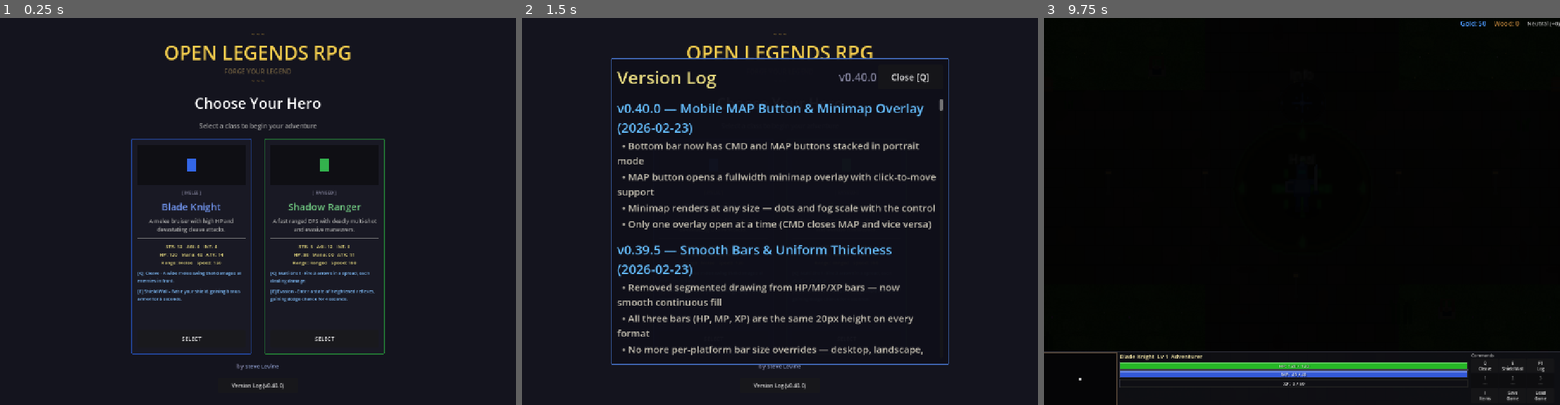
Above: before the commit, frames 1-3 (left to right).
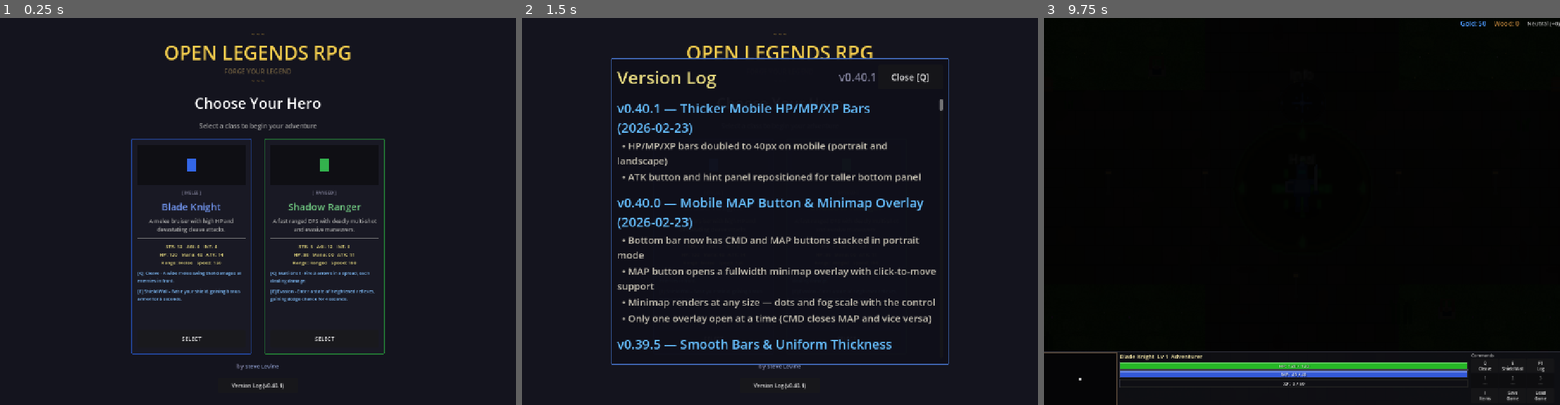
Above: after the commit, the same moments.

Repository: slxny/legends-open-rpg
Game: Godot game, scene res://scenes/main.tscn
Two runs of this game, one before a commit and one after it. Both use one fixed random seed, a clock stepped at 60 frames per second and the inputs below.
Inputs (mouse positions are in pixels of both pictures, inside the frame that each line leads up to):
- Up to frame 1 (0.25 s): no input
- Up to frame 2 (1.5 s): click "Version Log (v0.40.0)" (after the commit: "Version Log (v0.40.1)") at 0.5 s; click "SELECT" at 1.25 s
- Up to frame 3 (9.75 s): click "SELECT" at 2 s; tap Enter at 2.75, 4.25, 5.75 s; move the mouse to (1415, 192) at 2.77 s; hold D (move_right) 2.78-3.5 s; hold Q (ability_1) 2.78-3.5 s; click (1415, 192) at 2.92 s; tap Space (attack) at 3.5, 6.5 s; drag from (1198, 230) to (1276, 288) at 3.52 s; move the mouse to (1353, 126) at 4.27 s; hold D (move_right) 4.28-5 s; hold Space (attack) 4.28-5 s; drag from (1276, 288) to (1147, 153) at 5.02 s; move the mouse to (1456, 269) at 5.77 s; hold A (move_left) 5.78-6.5 s; tap 1 at 5.85 s; drag from (1147, 153) to (1224, 114) at 6.52 s; move the mouse to (1327, 211) at 7.27 s; hold S (move_down) 7.28-8 s; tap 3 at 7.35 s; click (1327, 211) at 7.42 s; drag from (1224, 114) to (1198, 230) at 8.02 s; move the mouse to (1415, 192) at 8.77 s; hold W (move_up) 8.78-9.5 s; hold Q (ability_1) 8.78-9.5 s; drag from (1198, 230) to (1276, 288) at 9.52 s

The runs differ from the first frame. In frame 1, less than 0.1% of the frame differs, in the area x 54-55%, y 94-96%; in frame 2, 9.2%, in the area x 18-81%, y 14-96%; in frame 3, nothing differs.

Commit message:
Double mobile HP/MP/XP bar height to 40px
Bars go from 20px to 40px on both portrait and landscape mobile.
ATK button and hint panel margins adjusted for the taller ~134px
bottom panel.

https://claude.ai/code/session_017og7U6vscobkg1TanUuk76

Diff:
--- a/scenes/player/player.gd
+++ b/scenes/player/player.gd
@@ -1644,7 +1644,7 @@
 	_mobile_atk_btn.size = Vector2(btn_size, btn_size)
 	# Position: lower-right, above the HUD bottom panel
 	var margin_right = 30 if is_landscape else 40
-	var margin_bottom = 100 if is_landscape else 110
+	var margin_bottom = 160 if is_landscape else 170
 	_mobile_atk_btn.position = Vector2(vp_size.x - btn_size - margin_right, vp_size.y - btn_size - margin_bottom)
 	_mobile_atk_btn.modulate = Color(1.0, 1.0, 1.0, 0.8)
 
--- a/scenes/ui/changelog_dialog.gd
+++ b/scenes/ui/changelog_dialog.gd
@@ -9,9 +9,18 @@
 var _is_visible: bool = false
 var _is_mobile: bool = false
 
-const GAME_VERSION := "v0.40.0"
+const GAME_VERSION := "v0.40.1"
 
 const CHANGELOG: Array[Dictionary] = [
+	{
+		"version": "v0.40.1",
+		"title": "Thicker Mobile HP/MP/XP Bars",
+		"date": "2026-02-23",
+		"entries": [
+			"HP/MP/XP bars doubled to 40px on mobile (portrait and landscape)",
+			"ATK button and hint panel repositioned for taller bottom panel",
+		]
+	},
 	{
 		"version": "v0.40.0",
 		"title": "Mobile MAP Button & Minimap Overlay",
--- a/scenes/ui/hud.gd
+++ b/scenes/ui/hud.gd
@@ -96,12 +96,14 @@
 		command_card.visible = false
 		level_label.visible = false
 
-		# Compact bottom panel: just HP/MP/XP bars + CMD button
-		# Bar heights stay at the scene default (20px each) for consistency
-		var bar_h = 20
-		var panel_h = bar_h * 3 + 14  # 3 equal bars + spacing = ~74px
+		# Compact bottom panel: just HP/MP/XP bars + CMD/MAP buttons
+		var bar_h = 40
+		var panel_h = bar_h * 3 + 14  # 3 bars + spacing = ~134px
 		bottom_panel.offset_top = -panel_h
 		bottom_hbox.add_theme_constant_override("separation", 4)
+		hp_bar.custom_minimum_size.y = bar_h
+		mana_bar.custom_minimum_size.y = bar_h
+		xp_bar.custom_minimum_size.y = bar_h
 		unit_info.add_theme_constant_override("separation", 2)
 
 		# Two stacked buttons: CMD + MAP, sharing the right side of the bar
@@ -148,14 +150,17 @@
 		_build_map_overlay()
 		return
 
-	# ── LANDSCAPE: compact strip, same bar heights as desktop ──
-	var bar_h_ls = 20
-	var panel_h_ls = bar_h_ls * 3 + 10  # 3 equal bars + spacing = ~70px
+	# ── LANDSCAPE: compact strip with doubled bar height ──
+	var bar_h_ls = 40
+	var panel_h_ls = bar_h_ls * 3 + 10  # 3 bars + spacing = ~130px
 	bottom_panel.offset_top = -panel_h_ls
 	bottom_hbox.add_theme_constant_override("separation", 2)
 
 	minimap.visible = false
 	level_label.visible = false
+	hp_bar.custom_minimum_size.y = bar_h_ls
+	mana_bar.custom_minimum_size.y = bar_h_ls
+	xp_bar.custom_minimum_size.y = bar_h_ls
 	unit_info.add_theme_constant_override("separation", 1)
 
 	command_card.custom_minimum_size.x = 160
@@ -897,7 +902,7 @@
 	var is_landscape_hint = vp_size_hint.x > vp_size_hint.y
 	var bottom_offset = -125.0
 	if _is_mobile:
-		bottom_offset = -80.0 if is_landscape_hint else -90.0
+		bottom_offset = -140.0 if is_landscape_hint else -150.0
 	_hint_panel.position = Vector2((screen_w - panel_w) / 2.0, bottom_offset - _hint_panel.size.y - 10)
 
 	# Fade in
